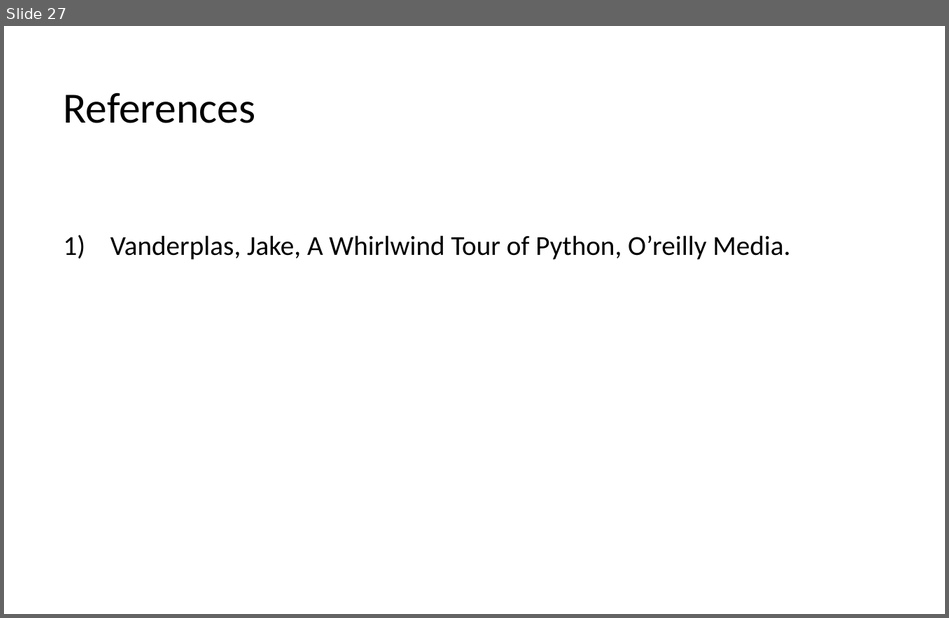
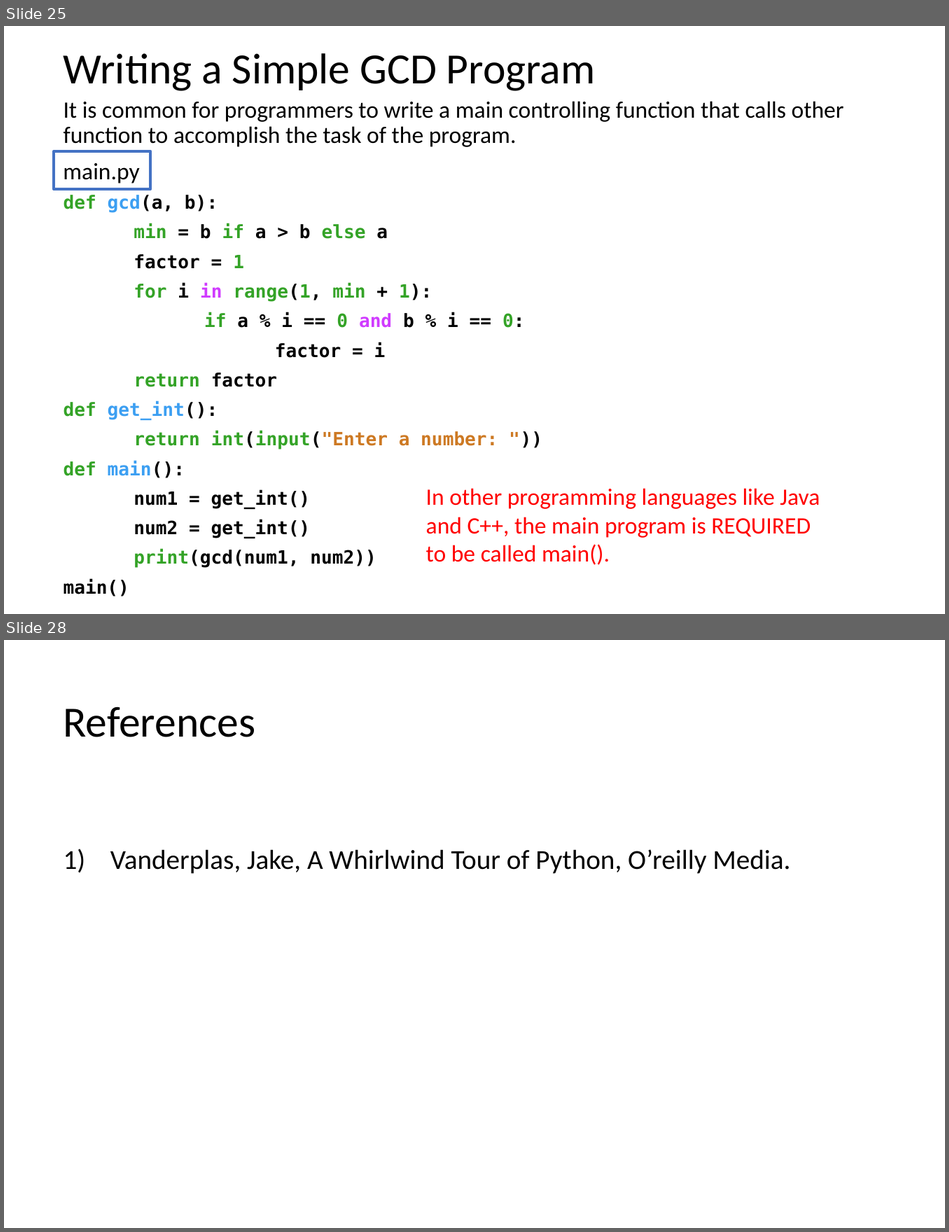
Before and after one commit to LongBaoNguyen/longbaonguyen.github.io, a slide deck: courses/apcsp/lect8.pptx. Shown one above the other, each under a label of ours: slide 27 before the commit, slides 25 and 28 after it; the slides between them are not shown. The pictures are 949x618 and 949x1232 pixels, drawn with LibreOffice and Linux fonts; fonts in the diff are those of the drawing. Boxes give left, top, right and bottom in pixels: in the first picture for what was removed or moved away, otherwise in the second. Text is boxed around its words. In the diff, an @@ line names an element or a change of style, - is before the commit and + after.

```diff
--- a/courses/apcsp/lect8.pptx
+++ b/courses/apcsp/lect8.pptx
@@ slide 25 added at (x1=4, y1=26, x2=945, y2=614), background #FFFFFF @@
@@ title added at (x1=63, y1=53, x2=595, y2=91), 33 pt, text #000000 @@
+Writing a Simple GCD Program
@@ text added at (x1=63, y1=101, x2=844, y2=596), 14 pt, text #000000, bold @@
+It is common for programmers to write a main controlling function that calls other function to accomplish the task of the program.
+def gcd(a, b):
+min = b if a > b else a
+factor = 1
+for i in range(1, min + 1):
+if a % i == 0 and b % i == 0:
+factor = i
+return factor
+def get_int():
+return int(input("Enter a number: "))
+def main():
+num1 = get_int()
+num2 = get_int()
+print(gcd(num1, num2))
+main()
@@ rectangle added at (x1=54, y1=151, x2=151, y2=189), outline #4472C4 2 pt, 18 pt, text #000000 @@
+main.py
@@ text added at (x1=426, y1=488, x2=820, y2=565), 18 pt, text #FF0000 @@
+In other programming languages like Java
+and C++, the main program is REQUIRED
+to be called main().
@@ what was slide 27 is now slide 28 @@
```
Also in this commit, not shown: 7 slides changed, 17 other slides added, 17 slides removed, 10 other files.
